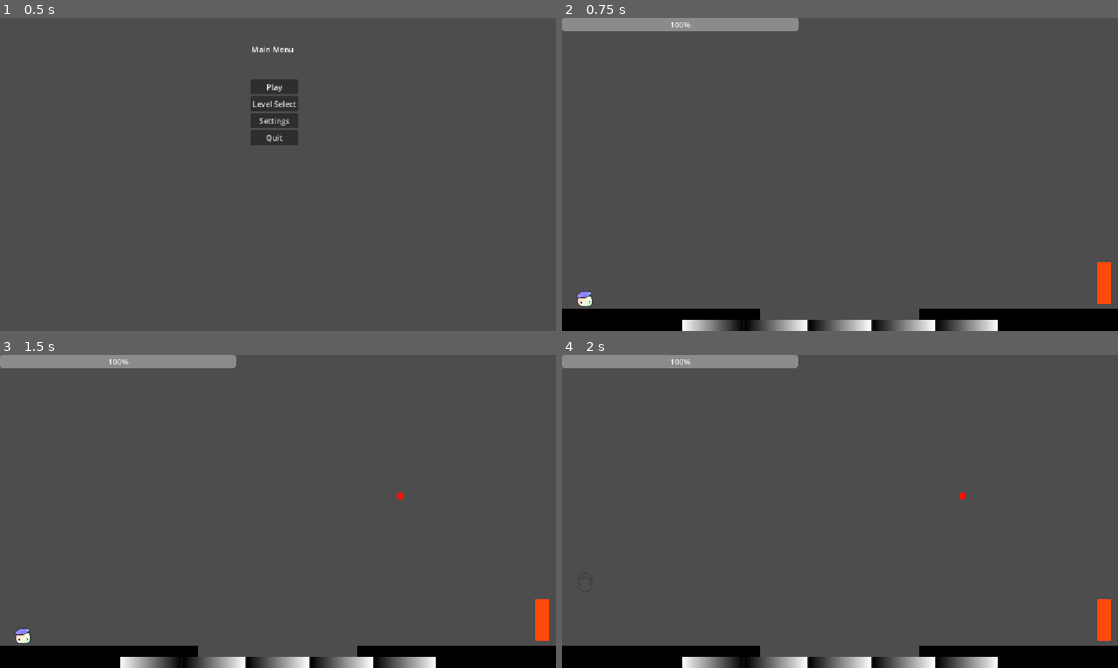
Above: before the commit, frames 1-4 (two rows, left to right).
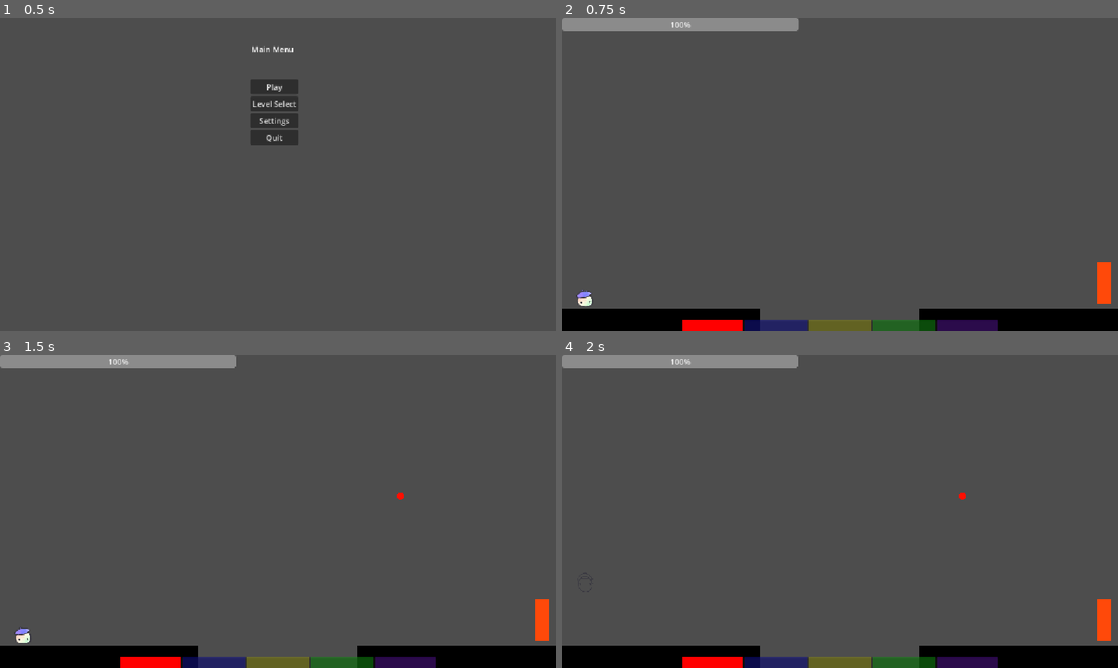
Above: after the commit, the same moments.

Repository: Cayuga007/summer-summit-2026
Game: Godot game, scene res://UI/Main_menu.tscn
Same seed, same stepped clock (60 frames per second), same inputs: the game is played once before the commit and once after it. The engine's default icon, where the game draws it, is replaced by a stand-in: a white triangle on a blue panel in a dark square.
Inputs (mouse positions are in pixels of both pictures, inside the frame that each line leads up to):
- Up to frame 1 (0.5 s): no input
- Up to frame 2 (0.75 s): click "Play" at 0.5 s
- Up to frame 3 (1.5 s): tap Enter at 1.25 s; move the mouse to (400, 495) at 1.27 s; hold E (swap_right) from 1.28 s (still down); click (400, 495) at 1.42 s
- Up to frame 4 (2 s): keep holding E (swap_right); tap Space (jump) at 1.52 s

Frame 1 is identical in both runs. In frame 2, 2.0% of the frame differs, in the area x 21-79%, y 96-100%; in frame 3, 2.0%; in frame 4, 2.0%.

Commit message:
level 12 + paint ui

Diff:
--- a/Levels/Level_12.tscn
+++ b/Levels/Level_12.tscn
@@ -25,12 +25,16 @@
 position = Vector2(-1020, 498)
 
 [node name="Platform" parent="." unique_id=870433869 instance=ExtResource("4_ikr5p")]
-position = Vector2(-1018, 601)
-scale = Vector2(2.8399947, 1)
+position = Vector2(-895, 599)
+scale = Vector2(5.8399944, 1)
 
-[node name="Platform4" parent="." unique_id=1487216132 instance=ExtResource("4_ikr5p")]
-position = Vector2(608, 601)
-scale = Vector2(11.199994, 1)
+[node name="Platform3" parent="." unique_id=1487216132 instance=ExtResource("4_ikr5p")]
+position = Vector2(-641.00006, 164)
+scale = Vector2(0.71999454, 7.7599974)
+
+[node name="Platform2" parent="." unique_id=1656088050 instance=ExtResource("4_ikr5p")]
+position = Vector2(649, -665)
+scale = Vector2(3.1199923, 1)
 
 [node name="Floor" type="StaticBody2D" parent="." unique_id=905060382]
 position = Vector2(0, 666)
@@ -39,7 +43,7 @@
 shape = SubResource("WorldBoundaryShape2D_8a5oj")
 
 [node name="VictoryDoor" parent="." unique_id=619035289 instance=ExtResource("5_fp1c7")]
-position = Vector2(158, 436)
+position = Vector2(650, 162)
 
 [node name="Ceiling" type="StaticBody2D" parent="." unique_id=905060383]
 position = Vector2(4, -688)
@@ -48,39 +52,27 @@
 [node name="CollisionShape2D" type="CollisionShape2D" parent="Ceiling" unique_id=2004289121]
 shape = SubResource("WorldBoundaryShape2D_8a5oj")
 
-[node name="HazardBlock" parent="." unique_id=2111362905 instance=ExtResource("6_kfpfw")]
-position = Vector2(-560.00006, -206.00002)
-rotation = -0.8765065
-scale = Vector2(40.009075, 1)
-
-[node name="HazardBlock2" parent="." unique_id=695596843 instance=ExtResource("6_kfpfw")]
-position = Vector2(-422.00003, 157.00003)
-rotation = -0.8765065
-scale = Vector2(40.009075, 1)
-
-[node name="HazardBlock3" parent="." unique_id=402187711 instance=ExtResource("6_kfpfw")]
-position = Vector2(541, -661)
-scale = Vector2(42.449074, 1)
-
 [node name="HazardBlock4" parent="." unique_id=2076683303 instance=ExtResource("6_kfpfw")]
-position = Vector2(398.00003, -152)
-scale = Vector2(25.44907, 1)
+position = Vector2(114, -213)
+scale = Vector2(46.60907, 1)
 
 [node name="HazardBlock5" parent="." unique_id=647292856 instance=ExtResource("6_kfpfw")]
-position = Vector2(801, -66)
-scale = Vector2(1.5690718, 6.199999)
+position = Vector2(801, -72)
+scale = Vector2(1.5690718, 10.119998)
 
 [node name="HazardBlock6" parent="." unique_id=903249218 instance=ExtResource("6_kfpfw")]
-position = Vector2(1097, -65.99999)
-scale = Vector2(1.5690718, 6.199999)
+position = Vector2(1097, 154)
+scale = Vector2(1.5690718, 22.479996)
 
 [node name="Buckets" type="Node2D" parent="." unique_id=1179645244]
 
 [node name="Bucket" parent="Buckets" unique_id=2015066064 instance=ExtResource("7_ous34")]
-position = Vector2(444, -252)
+position = Vector2(171, -407)
+fill_amount = 20
 
 [node name="Bucket2" parent="Buckets" unique_id=589115563 instance=ExtResource("7_ous34")]
-position = Vector2(945, -544)
+position = Vector2(647, -544)
+fill_amount = 20
 
 [node name="Wall" parent="." unique_id=597471235 instance=ExtResource("4_ikr5p")]
 position = Vector2(-1206, 15)
--- a/Levels/Level_13.tscn
+++ b/Levels/Level_13.tscn
@@ -85,6 +85,7 @@
 
 [node name="Bucket" parent="Buckets" unique_id=2015066064 instance=ExtResource("7_xivkf")]
 position = Vector2(-348, 120)
+fill_amount = 20
 
 [node name="PortalPlatform" parent="." unique_id=643953657 instance=ExtResource("8_cggpm")]
 position = Vector2(-340, 539)
--- a/Levels/Level_4.tscn
+++ b/Levels/Level_4.tscn
@@ -26,8 +26,8 @@
 scale = Vector2(2.4399977, 1)
 
 [node name="Platform2" parent="." unique_id=1487216132 instance=ExtResource("4_7bqri")]
-position = Vector2(911, 599)
-scale = Vector2(5.054302, 1)
+position = Vector2(1009.0001, 599)
+scale = Vector2(2.974302, 1)
 
 [node name="Floor" type="StaticBody2D" parent="." unique_id=905060382]
 position = Vector2(0, 666)
--- a/Scripts/paintbrush.gd
+++ b/Scripts/paintbrush.gd
@@ -29,17 +29,17 @@
 	var num_colors = PlayerVariables.unlocked_colors.size()
 	if Input.is_action_just_pressed("swap_left") and can_swap:
 		can_swap = false
-		paint_ui.get_child(1).get_child(0).get_child(_current_color).flip_h = false
+		paint_ui.get_child(1).get_child(0).get_child(_current_color).modulate.a = 0.25
 		_current_color = (_current_color - 1) % num_colors
-		paint_ui.get_child(1).get_child(0).get_child(_current_color).flip_h = true
+		paint_ui.get_child(1).get_child(0).get_child(_current_color).modulate.a = 1
 		paint_prefab = PlayerVariables.unlocked_colors[_current_color]
 		await get_tree().create_timer(0.1).timeout
 		can_swap = true
 	if Input.is_action_just_pressed("swap_right") and can_swap:
 		can_swap = false
-		paint_ui.get_child(1).get_child(0).get_child(_current_color).flip_h = false
+		paint_ui.get_child(1).get_child(0).get_child(_current_color).modulate.a = 0.25
 		_current_color = (_current_color + 1) % num_colors
-		paint_ui.get_child(1).get_child(0).get_child(_current_color).flip_h = true
+		paint_ui.get_child(1).get_child(0).get_child(_current_color).modulate.a = 1
 		paint_prefab = PlayerVariables.unlocked_colors[_current_color]
 		await get_tree().create_timer(0.1).timeout
 		can_swap = true
--- a/paint_ui.tscn
+++ b/paint_ui.tscn
@@ -1,9 +1,43 @@
 [gd_scene format=3 uid="uid://ckomwa1i1v83q"]
 
 [sub_resource type="Gradient" id="Gradient_4l4kc"]
+offsets = PackedFloat32Array(0)
+colors = PackedColorArray(1, 0, 0, 1)
 
 [sub_resource type="GradientTexture1D" id="GradientTexture1D_85llr"]
 gradient = SubResource("Gradient_4l4kc")
+width = 128
+
+[sub_resource type="Gradient" id="Gradient_57nvs"]
+offsets = PackedFloat32Array(0)
+colors = PackedColorArray(0, 0, 1, 1)
+
+[sub_resource type="GradientTexture1D" id="GradientTexture1D_t441f"]
+gradient = SubResource("Gradient_57nvs")
+width = 128
+
+[sub_resource type="Gradient" id="Gradient_vx4c4"]
+offsets = PackedFloat32Array(0)
+colors = PackedColorArray(1, 1, 0, 1)
+
+[sub_resource type="GradientTexture1D" id="GradientTexture1D_qgwt1"]
+gradient = SubResource("Gradient_vx4c4")
+width = 128
+
+[sub_resource type="Gradient" id="Gradient_t441f"]
+offsets = PackedFloat32Array(0)
+colors = PackedColorArray(0, 1, 0, 1)
+
+[sub_resource type="GradientTexture1D" id="GradientTexture1D_tmioh"]
+gradient = SubResource("Gradient_t441f")
+width = 128
+
+[sub_resource type="Gradient" id="Gradient_mw4sg"]
+offsets = PackedFloat32Array(0)
+colors = PackedColorArray(0.5019608, 0, 1, 1)
+
+[sub_resource type="GradientTexture1D" id="GradientTexture1D_38eoe"]
+gradient = SubResource("Gradient_mw4sg")
 width = 128
 
 [node name="PaintUI" type="CanvasLayer" unique_id=1937635955]
@@ -27,28 +61,31 @@
 [node name="HBoxContainer" type="HBoxContainer" parent="PanelContainer" unique_id=1328092433]
 layout_mode = 2
 
-[node name="TextureRect" type="TextureRect" parent="PanelContainer/HBoxContainer" unique_id=1386511140]
-layout_mode = 2
-size_flags_horizontal = 4
-texture = SubResource("GradientTexture1D_85llr")
-flip_h = true
-
-[node name="TextureRect2" type="TextureRect" parent="PanelContainer/HBoxContainer" unique_id=406560320]
+[node name="Red" type="TextureRect" parent="PanelContainer/HBoxContainer" unique_id=1386511140]
 layout_mode = 2
 size_flags_horizontal = 4
 texture = SubResource("GradientTexture1D_85llr")
 
-[node name="TextureRect3" type="TextureRect" parent="PanelContainer/HBoxContainer" unique_id=1493756286]
+[node name="Blue" type="TextureRect" parent="PanelContainer/HBoxContainer" unique_id=406560320]
+modulate = Color(1, 1, 1, 0.2509804)
 layout_mode = 2
 size_flags_horizontal = 4
-texture = SubResource("GradientTexture1D_85llr")
+texture = SubResource("GradientTexture1D_t441f")
 
-[node name="TextureRect4" type="TextureRect" parent="PanelContainer/HBoxContainer" unique_id=1418462283]
+[node name="Yellow" type="TextureRect" parent="PanelContainer/HBoxContainer" unique_id=1493756286]
+modulate = Color(1, 1, 1, 0.2509804)
 layout_mode = 2
 size_flags_horizontal = 4
-texture = SubResource("GradientTexture1D_85llr")
+texture = SubResource("GradientTexture1D_qgwt1")
 
-[node name="TextureRect5" type="TextureRect" parent="PanelContainer/HBoxContainer" unique_id=803340677]
+[node name="Green" type="TextureRect" parent="PanelContainer/HBoxContainer" unique_id=1418462283]
+modulate = Color(1, 1, 1, 0.2509804)
 layout_mode = 2
 size_flags_horizontal = 4
-texture = SubResource("GradientTexture1D_85llr")
+texture = SubResource("GradientTexture1D_tmioh")
+
+[node name="Purple" type="TextureRect" parent="PanelContainer/HBoxContainer" unique_id=803340677]
+modulate = Color(1, 1, 1, 0.2509804)
+layout_mode = 2
+size_flags_horizontal = 4
+texture = SubResource("GradientTexture1D_38eoe")
